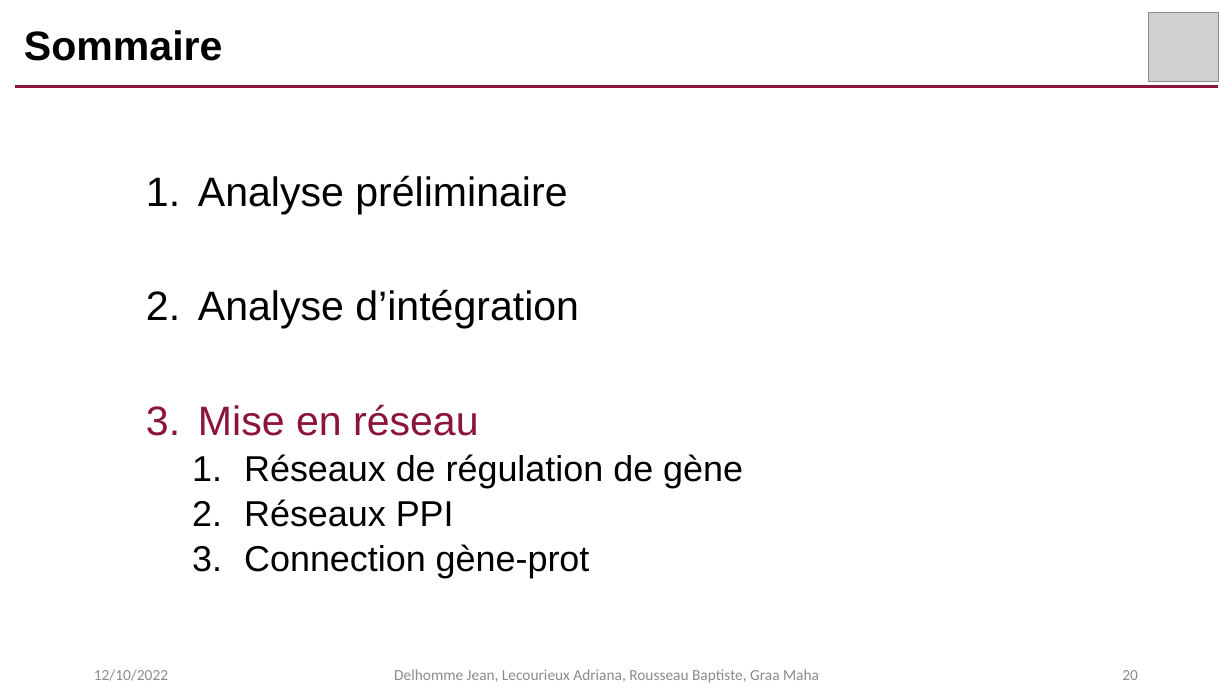
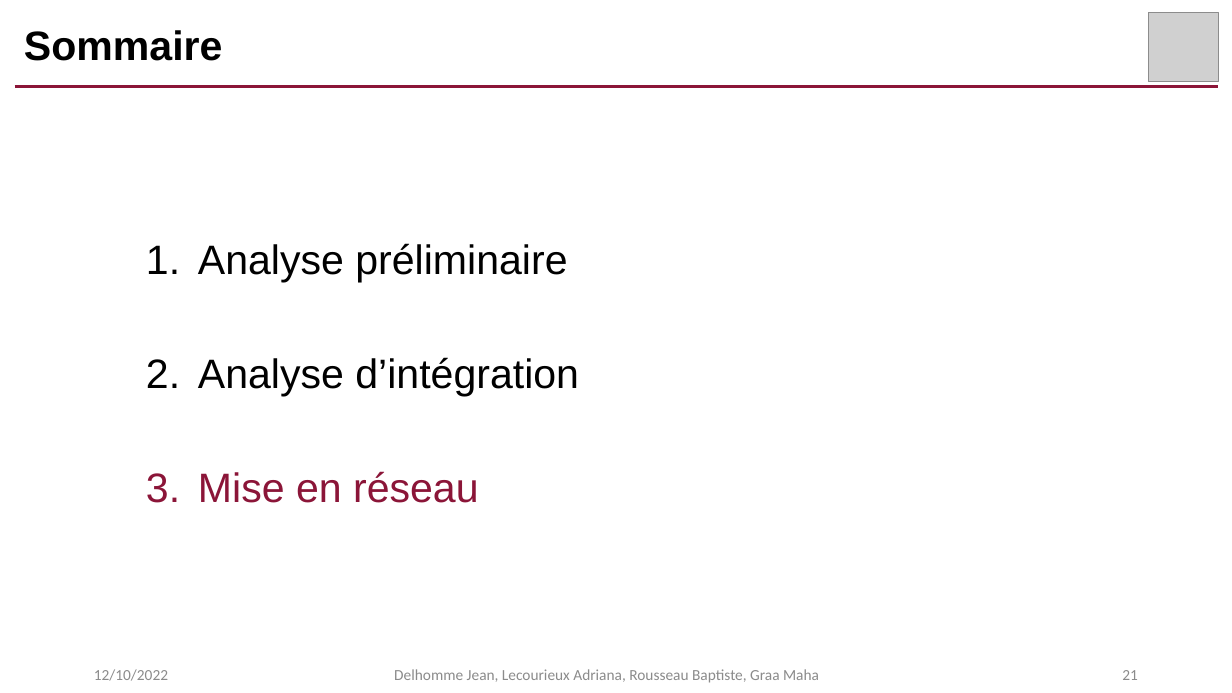
Before and after one commit to AdrianaLecourieux/multi_omics, a slide deck: slide 21 of presentation.pptx (slide 20 before the commit). Drawn at 1232x693 pixels with LibreOffice and Linux fonts; fonts in the diff are those of the drawing; grey boxes stand for pictures. Boxes give left, top, right and bottom in pixels: in the first picture for what was removed or moved away, otherwise in the second. Text is boxed around its words. In the diff, an @@ line names an element or a change of style, - is before the commit and + after.

```diff
--- a/presentation.pptx
+++ b/presentation.pptx
@@ text at (244, 454, 743, 578): paragraphs removed @@
-  1. Réseaux de régulation de gène
-  2. Réseaux PPI
-  3. Connection gène-prot
@@ page number at (1122, 670, 1138, 680): text changed @@
-20
+21
```
Also in this commit, not shown: 2 other slides changed, 1 slide added.
